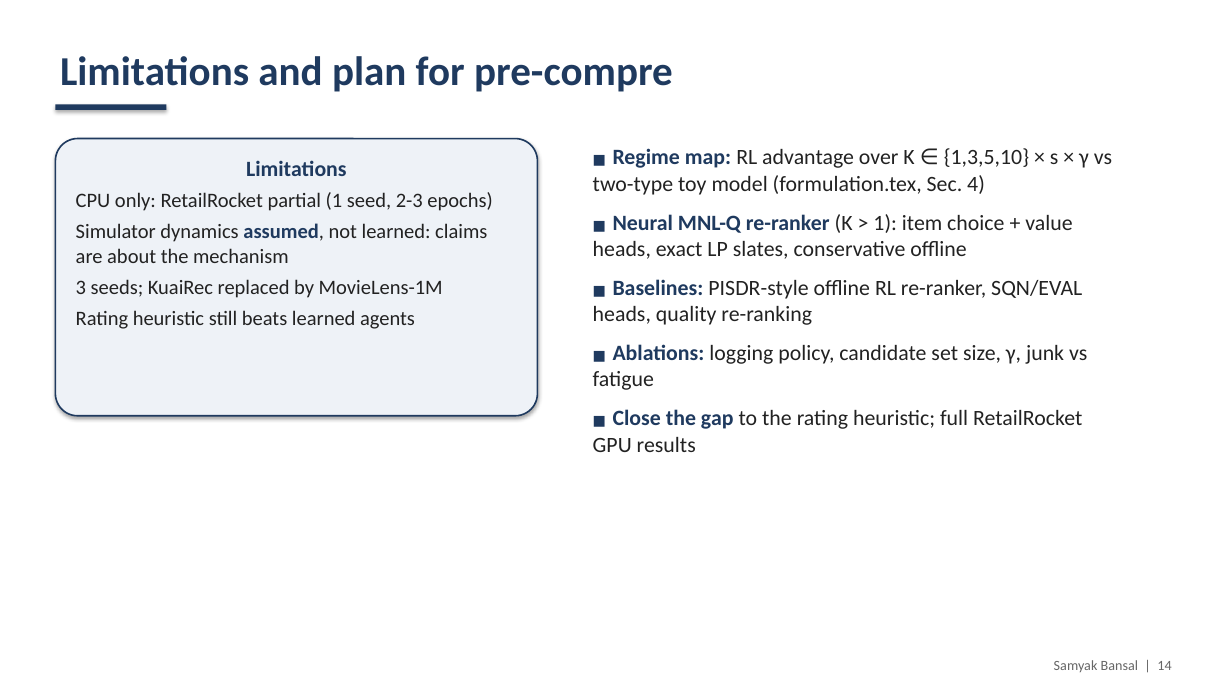
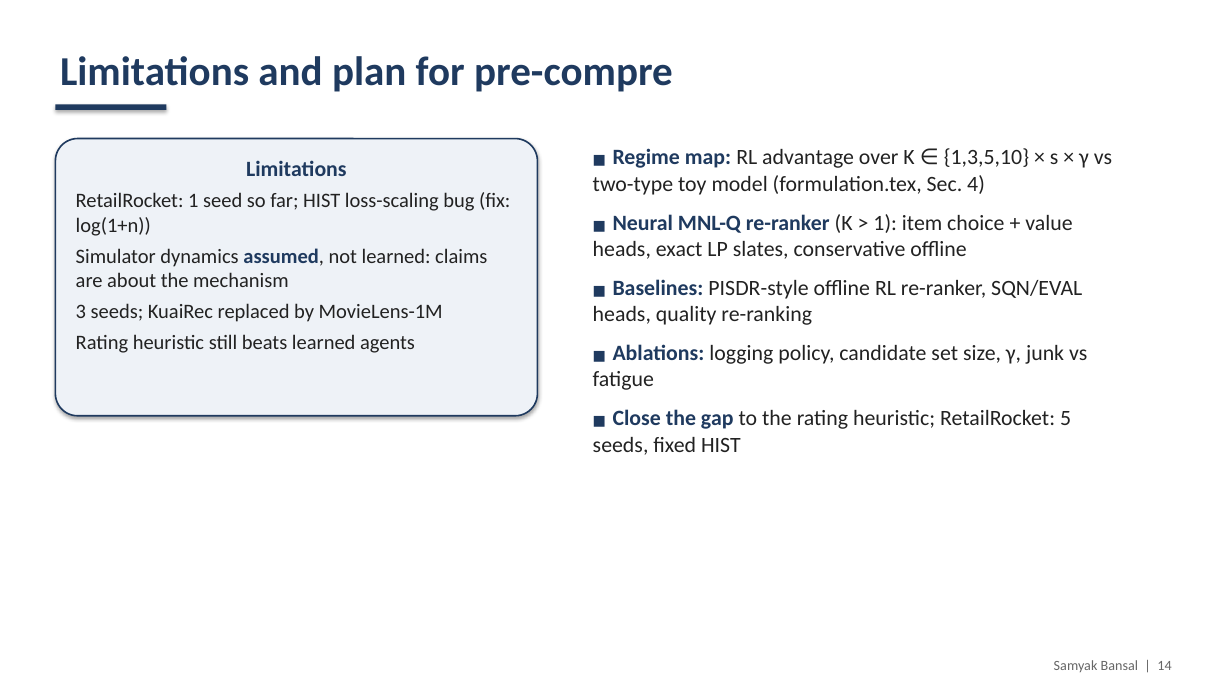
Before and after one commit to samyakbansal5-eng/rl-seqrec, a slide deck: slide 14 of report/midsem_slides.pptx. Drawn at 1232x693 pixels with LibreOffice and Linux fonts; fonts in the diff are those of the drawing. Boxes give left, top, right and bottom in pixels: in the first picture for what was removed or moved away, otherwise in the second. Text is boxed around its words. In the diff, an @@ line names an element or a change of style, - is before the commit and + after.

```diff
--- a/report/midsem_slides.pptx
+++ b/report/midsem_slides.pptx
@@ text in rounded rectangle at [76,192,510,236]: text changed @@
-CPU only: RetailRocket partial (1 seed, 2-3 epochs)
+RetailRocket: 1 seed so far; HIST loss-scaling bug (fix: log(1+n))
@@ text at [593,409,1071,455]: text changed @@
-■ Close the gap to the rating heuristic; full RetailRocket GPU results
+■ Close the gap to the rating heuristic; RetailRocket: 5 seeds, fixed HIST
```
Also in this commit, not shown: 2 other slides changed, 17 other files.
